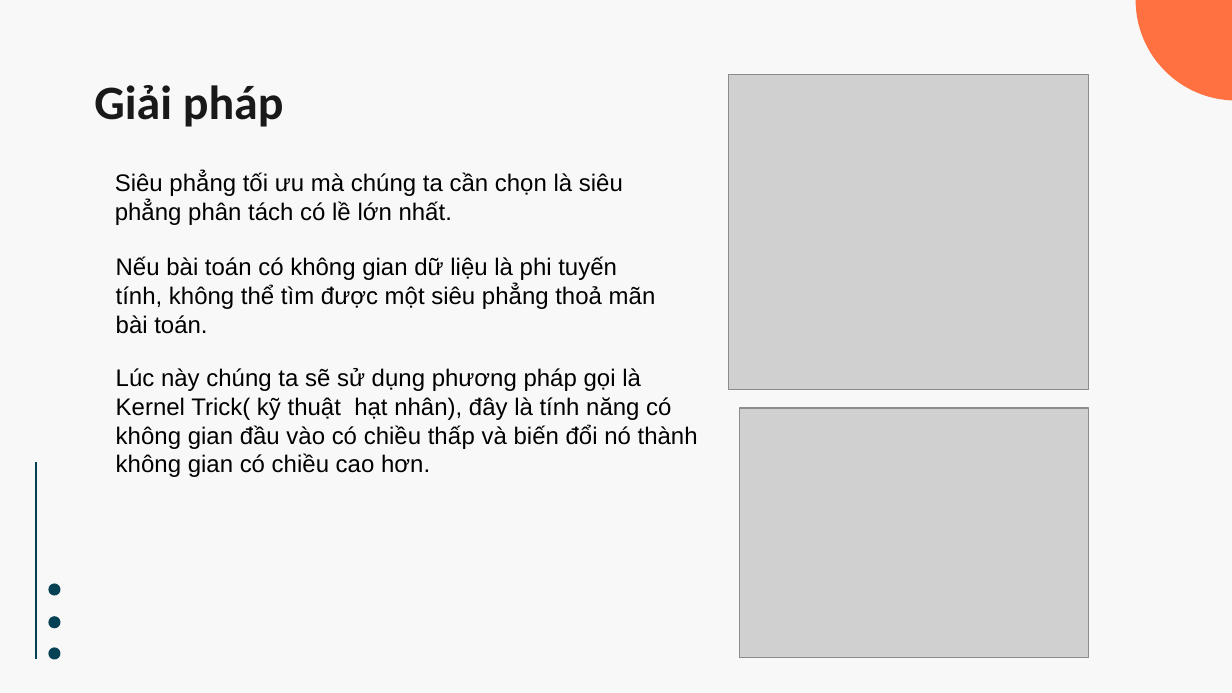
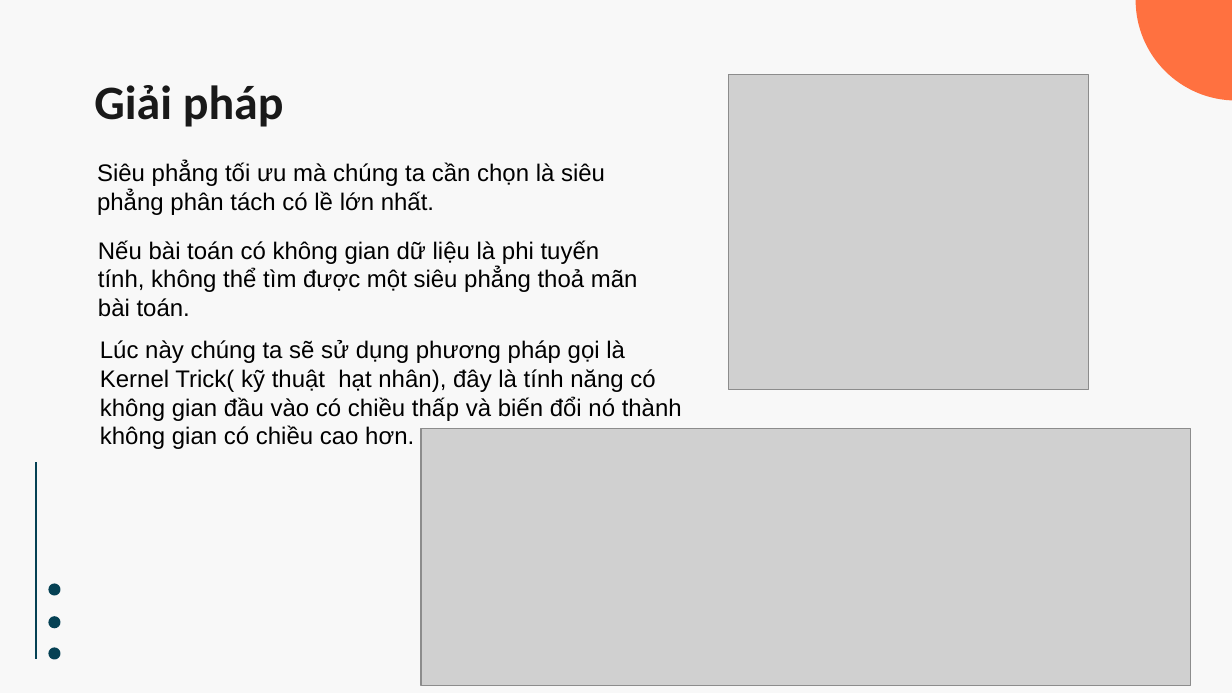
Before and after one commit to vynguyen279/N19DCCN180_N19DCCN210_N19DCCN230, a slide deck: slide 7 of slide.pptx. Drawn at 1232x693 pixels with LibreOffice and Linux fonts; fonts in the diff are those of the drawing; grey boxes stand for pictures. Boxes give left, top, right and bottom in pixels: in the first picture for what was removed or moved away, otherwise in the second. Text is boxed around its words. In the diff, an @@ line names an element or a change of style, - is before the commit and + after.

```diff
--- a/slide.pptx
+++ b/slide.pptx
@@ text "Siêu phẳng tối ưu mà ...": place and size @@
-text "Siêu phẳng tối ưu mà ..." at <box>115,172,623,225</box>
+text "Siêu phẳng tối ưu mà ..." at <box>97,162,605,215</box>
@@ text "Nếu bài toán có không ...": place and size @@
-text "Nếu bài toán có không ..." at <box>116,256,656,334</box>
+text "Nếu bài toán có không ..." at <box>98,240,638,317</box>
@@ text "Lúc này chúng ta sẽ ...": place and size @@
-text "Lúc này chúng ta sẽ ..." at <box>116,368,698,477</box>
+text "Lúc này chúng ta sẽ ..." at <box>100,340,682,449</box>
@@ picture removed at <box>739,408,1088,658</box> @@
@@ picture added at <box>421,429,1190,685</box> @@
```
Also in this commit, not shown: 2 other slides changed, 1 slide removed.
